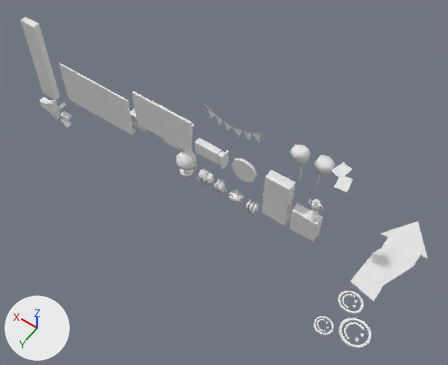
The FBX model Assets/Environment/PropFactory.fbx, before and after one commit.
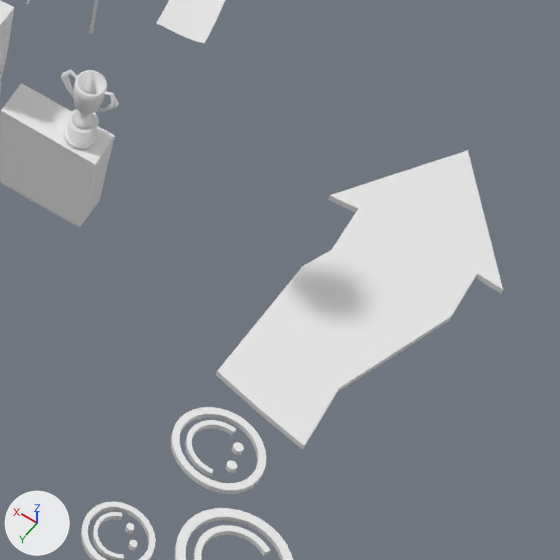
Old and new are each drawn whole from a camera (50 mm lens) standing at (-16.33, 14.32, 23.22) and looking at (-6.14, 0.05, 0.81) and again close up on the part from 65% to 99% of the width and 49% to 91% of the height. Arrows for +X, +Y and +Z are at lower left; the lights stay in place. Where no turn or scale is listed for an object, it has been applied to the vertices.

Names of what the first close-up shows: 'NoticeBoard.001', 'Prop_ShelvesUnit', 'Prop_ShelvesUnit.001', 'Trophee', 'TutorialArrow'.
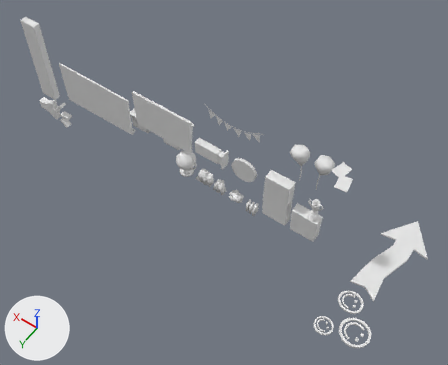
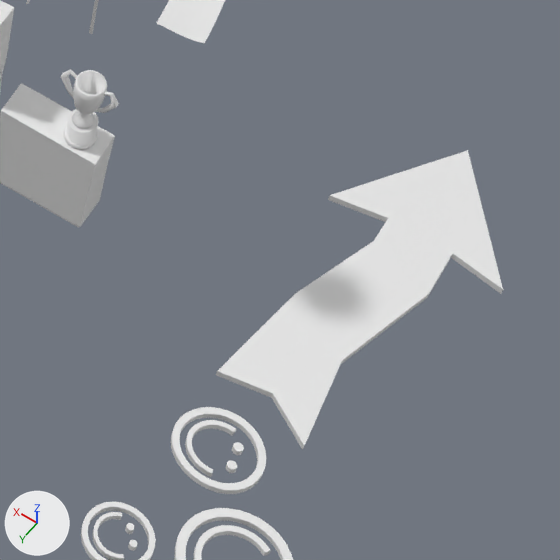
Where the newer file only moved an object's origin or applied its transform, the numbers keep the older frame.

Location of each change, (x1, y1, x2, y2) in pixels of the close-ups (560 x 560 px; the box of a moved part takes in the faces that stretch with it):
part 1 of me_sphere_001, moved or reshaped
    both: (216, 195, 500, 450)

What the commit changed:
me_sphere_001 has 1026 vertices, 838 faces and spans x -1.41..1.1, y -3.72..3.54, z -0.05..0.05.
me_sphere_001 is used by ob_tutorialarrow; location (-13.96, 0.0, 0.0).
me_sphere_001 part 1: 18 of 1026 vertices moved; they spanned x -1.07..0.64, y -2.18..0.9, z -0.05..0.05 and now span x -0.73..0.54, y -2.26..0.64, z -0.05..0.05; mean shift (0.0, -0.16, 0.0); largest move (0.47, -1.46, -0.05) -> (0.12, -1.87, -0.05).
